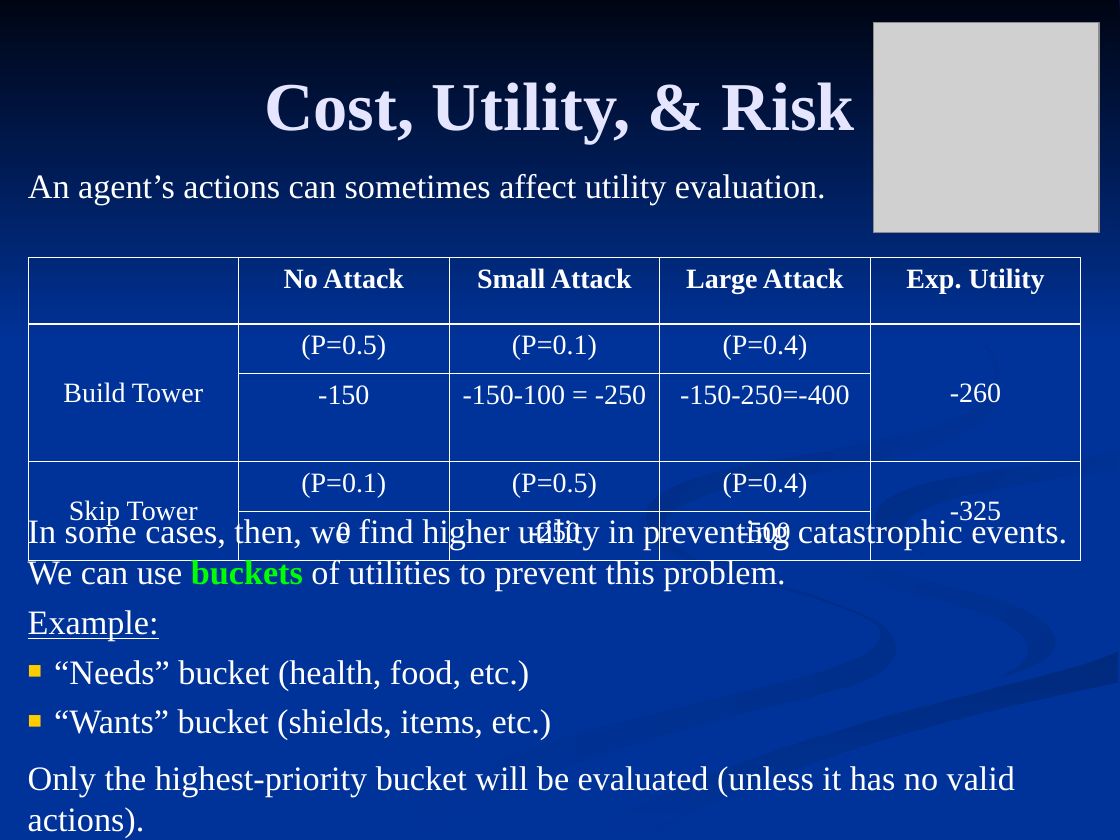
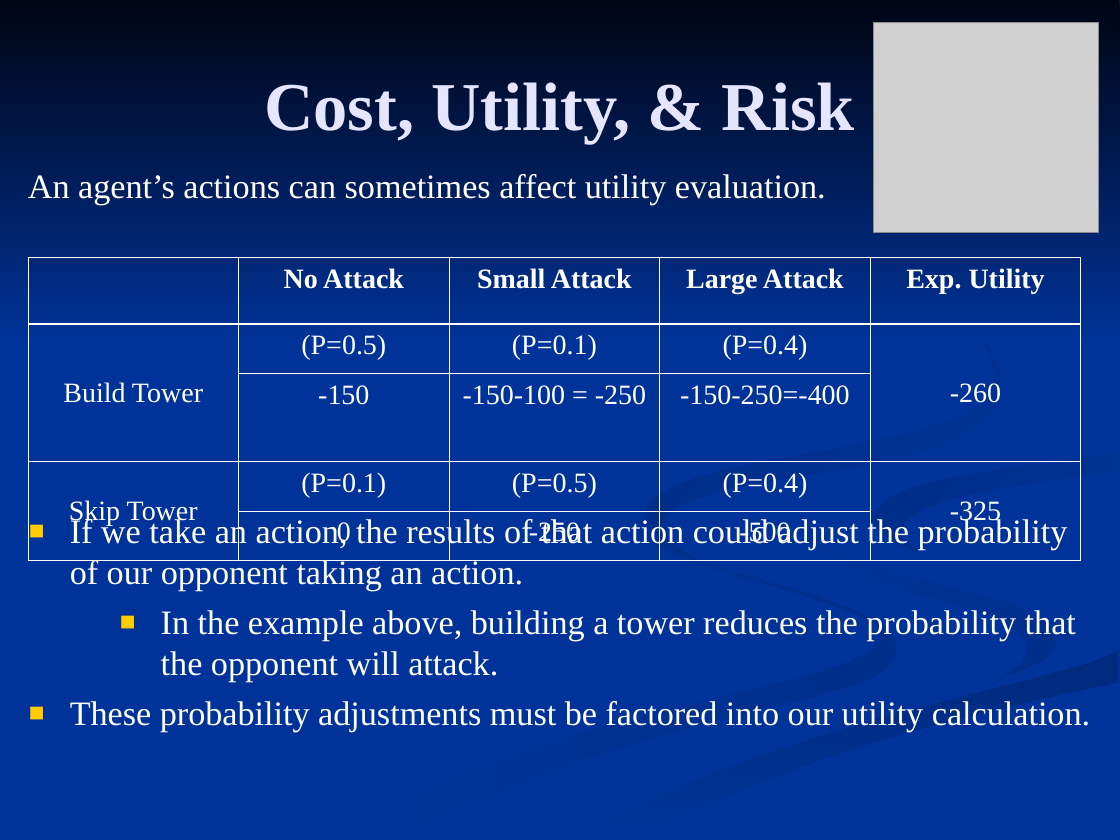
Before and after one commit to FleepyBeepy/Artificial-Intelligence, a slide deck: slide 3 of Lecture Slides/9.1 - Utility & Risk.ppt. Drawn at 1120x840 pixels with LibreOffice and Linux fonts; fonts in the diff are those of the drawing; grey boxes stand for pictures. Boxes give left, top, right and bottom in pixels: in the first picture for what was removed or moved away, otherwise in the second. Text is boxed around its words. In the diff, an @@ line names an element or a change of style, - is before the commit and + after.

Commit message:
- Updated wording on a few slides

```diff
--- a/Lecture Slides/9.1 - Utility & Risk.ppt
+++ b/Lecture Slides/9.1 - Utility & Risk.ppt
@@ freeform shape at [646,261,1001,560]: fill gradient #003399 to #002B82 to gradient #002B82 to #003399 @@
@@ freeform shape at [875,450,1118,556]: fill gradient #003399 to #002D86 to gradient #002D86 to #003399 @@
@@ text at [70,516,1090,732]: text changed @@
-In some cases, then, we find higher utility in preventing catastrophic events. We can use buckets of utilities to prevent this problem.
-Example:
-■ “Needs” bucket (health, food, etc.)
-■ “Wants” bucket (shields, items, etc.)
-Only the highest-priority bucket will be evaluated (unless it has no valid actions).
+▪ If we take an action, the results of that action could adjust the probability of our opponent taking an action.
+  ▪ In the example above, building a tower reduces the probability that the opponent will attack.
+▪ These probability adjustments must be factored into our utility calculation.
@@ freeform shape at [336,514,896,839]: fill gradient #002E8B to #003399 to gradient #003399 to #002E8B @@
@@ freeform shape at [811,520,1056,678]: fill gradient #002E8B to #003399 to gradient #003399 to #002E8B @@
```
Also in this commit, not shown: 9 other slides changed, 1 other file.
